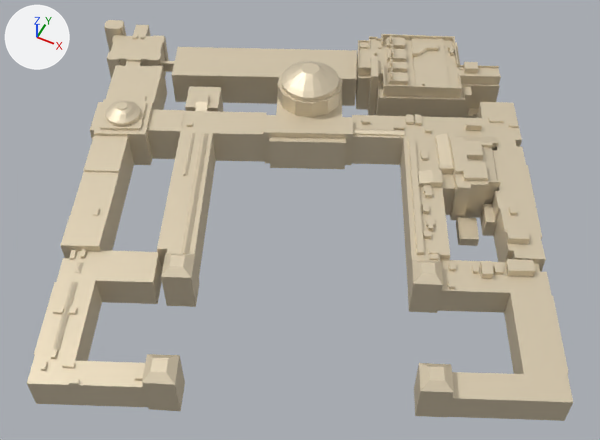
One commit to the glTF model DOMO - Copy.gltf: the scene before it, then after it.
Before and after are seen from a 50 mm lens placed at (480.0, -914.0, 1137.0), pointed at (39.0, -33.0, 36.0). Every picture has the same lights, and +X, +Y and +Z are marked at upper left. Where no turn or scale is listed for an object, it has been applied to the vertices.
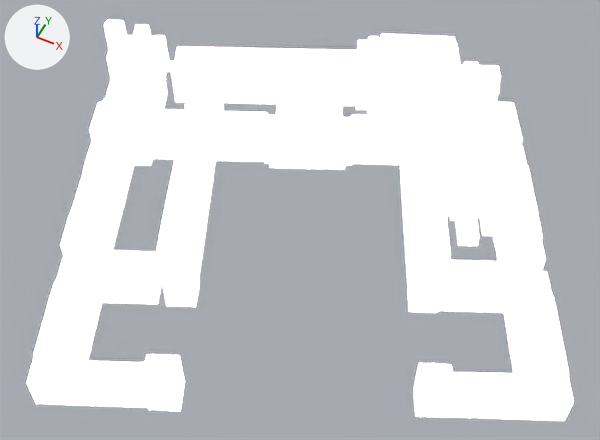
Diff of the bpy script that builds the scene:
```diff
--- a/DOMO - Copy.gltf.py
+++ b/DOMO - Copy.gltf.py
@@ mat_material_0 @@
 n2 = _N.new('ShaderNodeMix'); n2.name = 'Mix'
 n2.inputs[0].default_value = 1.0  # 'Factor'
-n2.inputs[7].default_value = (0.784, 0.678, 0.498, 1.0)  # 'B', beige #e5d7bb
+n2.inputs[7].default_value = (234.0, 210.0, 168.0, 1.0)  # 'B', white #ffffff
 n3 = _N.new('ShaderNodeVertexColor'); n3.name = 'Color Attribute'
```

Location of each change, [x1, y1, x2, y2] in pixels of the pictures (600 x 440 px):
'Mesh_13', surface changed (beige to white)
    both: [414, 259, 573, 421]
'Mesh_14', surface changed (beige to white)
    both: [27, 249, 185, 411]
'Mesh_8', surface changed (beige to white)
    both: [157, 111, 266, 307]
'Mesh_15', surface changed (beige to white)
    both: [356, 34, 501, 118]
'Mesh_11', surface changed (beige to white)
    both: [352, 114, 450, 313]
'Mesh_9', surface changed (beige to white)
    both: [263, 61, 353, 169]
'Mesh_10', surface changed (beige to white)
    both: [161, 47, 357, 106]
'Mesh_6', surface changed (beige to white)
    both: [61, 135, 134, 258]
'Mesh_2', surface changed (beige to white)
    both: [90, 65, 185, 165]
'Mesh_1', surface changed (beige to white)
    both: [480, 140, 546, 272]
'Mesh_4', surface changed (beige to white)
    both: [435, 132, 501, 220]
'Mesh_5', surface changed (beige to white)
    both: [104, 20, 169, 81]
'Mesh_12', surface changed (beige to white)
    both: [434, 102, 522, 147]
'Mesh_7', surface changed (beige to white)
    both: [185, 87, 224, 112]
'Mesh_3', surface changed (beige to white)
    both: [141, 66, 167, 110]
'Mesh_0', surface changed (beige to white)
    both: [456, 217, 479, 246]
